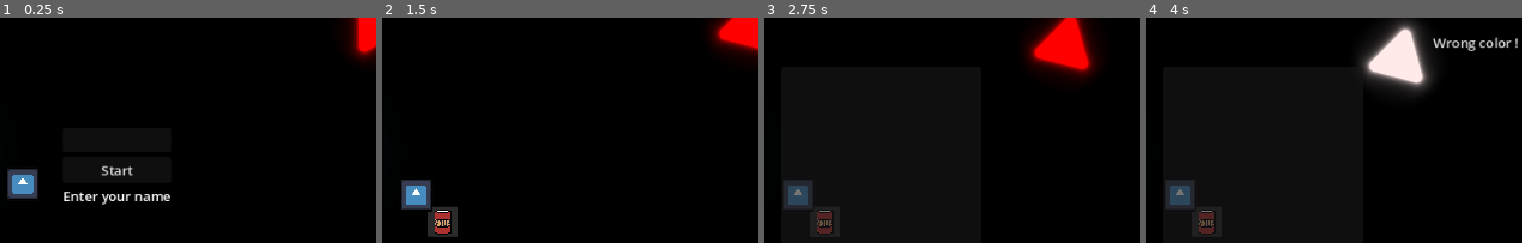
Above: before the commit, frames 1-4 (left to right).
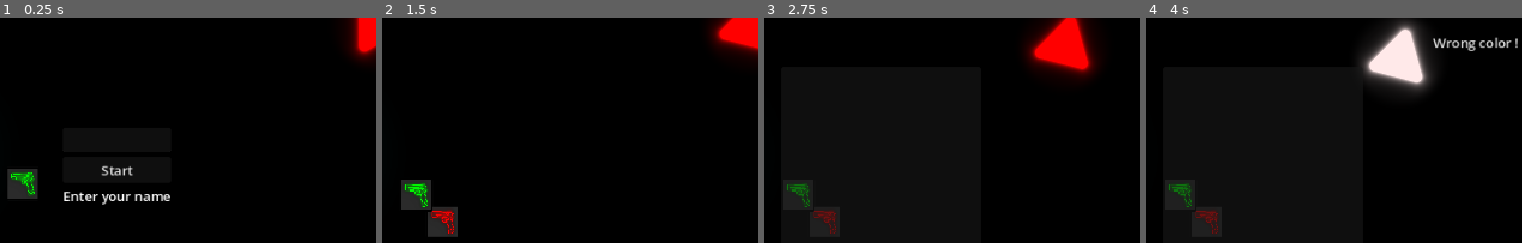
Above: after the commit, the same moments.

Repository: loco-choco/quantux-ui-experiment
Game: Godot game, scene res://scenes/main.tscn
Same seed, same stepped clock (60 frames per second), same inputs: the game is played once before the commit and once after it. The engine's default icon, where the game draws it, is replaced by a stand-in: a white triangle on a blue panel in a dark square.
Inputs (mouse positions are % of the whole screen's width and height, from its top left):
- Up to frame 1 (0.25 s): no input
- Up to frame 2 (1.5 s): click (53, 44) at 0.52 s; type "Alex" at 0.6 s; click "Start" at 1.25 s
- Up to frame 3 (2.75 s): tap E (pickup_item) at 2 s; move the mouse to (77, 45) at 2.02 s; tap Tab (hud_toggle_quick_inv) at 2.1 s; click (77, 45) at 2.17 s
- Up to frame 4 (4 s): tap E (pickup_item) at 2.75, 2.85, 3.5 s; move the mouse to (32, 55) at 2.77 s; click (32, 55) at 2.92 s; move the mouse to (64, 28) at 3.52 s; tap Left (player_move_x_neg) at 3.6 s; click (64, 28) at 3.67 s
The pictures show only the part of the screen within x 38-88%, y 17-67%; the shares and areas given below are measured in that part.

The runs differ from the first frame. In frame 1, 0.9% of the frame differs, in the area x 2-10%, y 67-80%; in frame 2, 1.4%, in the area x 5-20%, y 72-97%; in frame 3, 0.9%; in frame 4, 0.9%.

Commit message:
added test weaponst o scene

Diff:
--- a/scenes/main.tscn
+++ b/scenes/main.tscn
@@ -1,19 +1,22 @@
-[gd_scene load_steps=11 format=3 uid="uid://dy7fc8q4jmtgw"]
+[gd_scene load_steps=13 format=3 uid="uid://dy7fc8q4jmtgw"]
 
 [ext_resource type="Script" uid="uid://d0lfe13c8lca8" path="res://scripts/main.gd" id="1_272bh"]
 [ext_resource type="PackedScene" uid="uid://cg55uk4s6qv0g" path="res://scenes/player.tscn" id="1_ig7tw"]
 [ext_resource type="PackedScene" uid="uid://dfa3nrjnhe3mt" path="res://scenes/item.tscn" id="2_0xm2m"]
 [ext_resource type="Script" uid="uid://d0b7g03iss0pa" path="res://scripts/ui/hud.gd" id="3_1bvp3"]
+[ext_resource type="Script" uid="uid://dnhj6mns60i8v" path="res://scripts/item/item_data.gd" id="3_a8y0u"]
+[ext_resource type="Resource" uid="uid://6fm4hxsiuksq" path="res://resources/items/weapon_red.tres" id="4_jkv2x"]
 [ext_resource type="PackedScene" uid="uid://btu4ox8a5nhsk" path="res://scenes/inventory/inventory.tscn" id="4_lquwl"]
+[ext_resource type="Resource" uid="uid://b61a3s00gs7ar" path="res://resources/items/weapon_blue.tres" id="5_jbj1t"]
 [ext_resource type="PackedScene" uid="uid://bnq00287k1il2" path="res://scenes/enemy.tscn" id="6_7mycd"]
 [ext_resource type="PackedScene" uid="uid://bexv6mdsuct4j" path="res://scenes/inventory/quick_inventory/radial_inventory.tscn" id="6_choun"]
-[ext_resource type="Resource" uid="uid://bca71tkqojqgs" path="res://resources/items/soup.tres" id="7_tipki"]
+[ext_resource type="Resource" uid="uid://bfkkg2x47qstj" path="res://resources/items/weapon_green.tres" id="6_muem4"]
 [ext_resource type="PackedScene" uid="uid://c45awuou43skt" path="res://scenes/bullet.tscn" id="8_5vw27"]
-[ext_resource type="Resource" uid="uid://8aawt0t5r1vh" path="res://resources/items/shield.tres" id="8_85g3d"]
 
 [node name="Main" type="Node2D"]
 script = ExtResource("1_272bh")
 enemy_scene = ExtResource("6_7mycd")
+possible_loots = Array[ExtResource("3_a8y0u")]([ExtResource("4_jkv2x"), ExtResource("5_jbj1t"), ExtResource("6_muem4")])
 metadata/_edit_vertical_guides_ = [971.0, -288.0, 1027.0]
 metadata/_edit_horizontal_guides_ = [586.0, -107.0]
 
@@ -45,11 +48,11 @@
 
 [node name="Item" parent="." instance=ExtResource("2_0xm2m")]
 position = Vector2(367, 290)
-item_data = ExtResource("7_tipki")
+item_data = ExtResource("4_jkv2x")
 
 [node name="Item2" parent="." instance=ExtResource("2_0xm2m")]
 position = Vector2(367, 290)
-item_data = ExtResource("8_85g3d")
+item_data = ExtResource("6_muem4")
 
 [node name="Enemy1" parent="." instance=ExtResource("6_7mycd")]
 position = Vector2(792, 99)
@@ -169,6 +172,7 @@
 [connection signal="item_dropped" from="HUD/Inventory" to="Player" method="_on_inventory_item_dropped"]
 [connection signal="item_returned" from="HUD/Inventory" to="Player" method="_on_inventory_item_returned"]
 [connection signal="quick_inventory_update" from="HUD/Inventory" to="HUD/QuickInventory" method="update_radial_inventory"]
+[connection signal="weapon_slot_update" from="HUD/Inventory" to="Player" method="on_weapon_change"]
 [connection signal="timeout" from="SpawnNewEnemy" to="." method="_on_spawn_new_enemy_timeout"]
 [connection signal="timeout" from="BigShot" to="." method="_on_big_shot_timeout"]
 [connection signal="pressed" from="CanvasLayer/StartScreen/CenterContainer/VBoxContainer/StartButton" to="." method="_on_start_button_pressed"]
